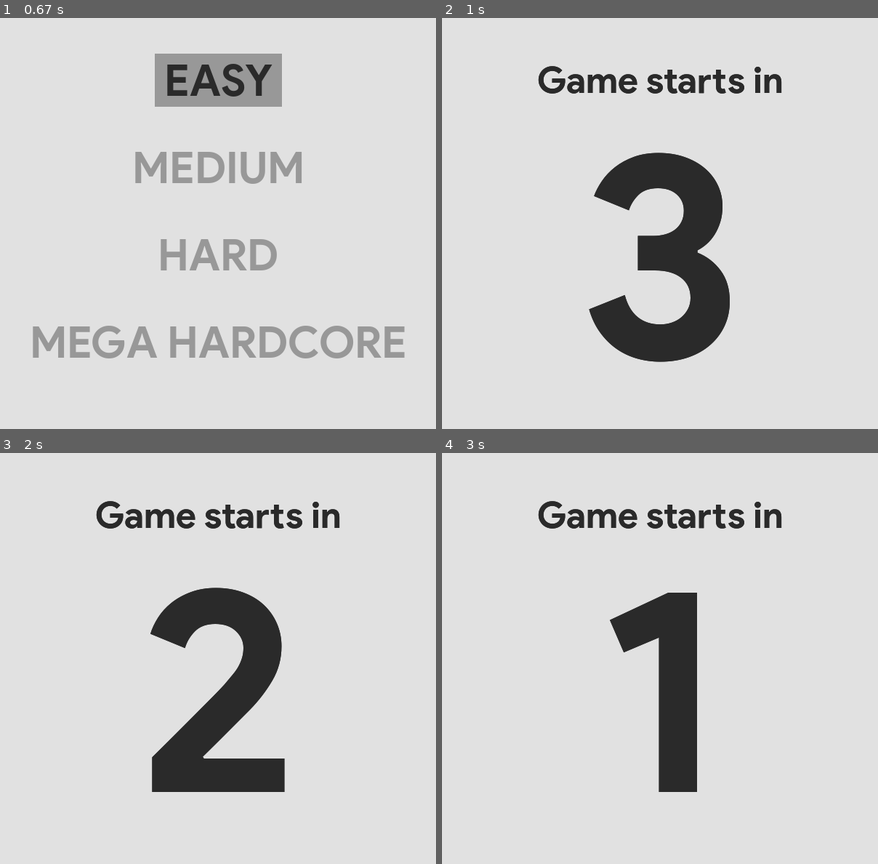
Above: before the commit, frames 1-4 (two rows, left to right).
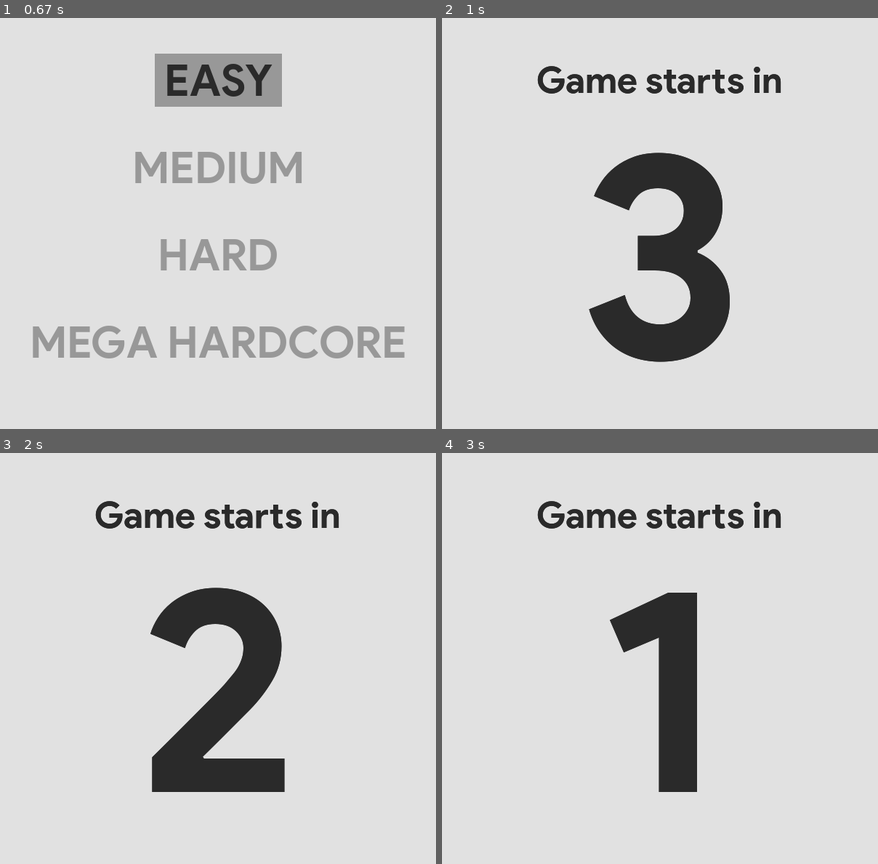
Above: after the commit, the same moments.

Repository: voaneves/snake-on-pygame
Game: pygame game, started from snake.py
Same seed, same stepped clock (60 frames per second), same inputs: the game is played once before the commit and once after it.
Inputs (mouse positions are in pixels of both pictures, inside the frame that each line leads up to):
- Up to frame 1 (0.67 s): press the mouse at (218, 79) at 0.37 s; move the mouse to (235, 91) at 0.47 s; release the mouse at (252, 104) at 0.6 s
- Up to frame 2 (1 s): press the mouse at (660, 79) at 0.7 s; move the mouse to (738, 223) at 0.8 s; release the mouse at (816, 363) at 0.93 s
- Up to frame 3 (2 s): press the mouse at (218, 514) at 1.58 s; move the mouse to (209, 637) at 1.68 s; release the mouse at (196, 761) at 1.82 s; press the mouse at (218, 514) at 1.92 s
- Up to frame 4 (3 s): move the mouse to (660, 609) at 2.02 s; release the mouse at (660, 699) at 2.15 s; move the mouse to (773, 716) at 2.6 s; click (773, 716) at 2.78 s

Frame 1 is identical in both runs. In frame 2, 0.5% of the frame differs, in the area x 21-78%, y 11-19%; in frame 3, 0.5%; in frame 4, 0.5%.

Commit message:
Adding InputBox, fixing bug in the menus and getting ready to release a stable version

Diff:
--- a/snake.py
+++ b/snake.py
@@ -1,6 +1,65 @@
 #!/usr/bin/env python
-
-"""snake: A simple and fun exploration game, meant to be used by Human and AI.
+# -*- coding: utf-8 -*-
+
+"""snake-on-pygame: A simple and fun snake game, playable by Human and AI.
+
+This module is the implementation of the snake game on pygame, focusing on speed
+and simplicity. It's playable by both humans and AI agents and it uses most of
+pygame's optimizations to deliver a smooth experience in testing/playing.
+
+Usage for human players
+----------
+    To play as a human, you only need to run this file, given you have the
+    needed dependencies.
+
+        $ python snake.py
+
+Usage for AI agents
+----------
+    To use with AI agents, you need to integrate the game with the AI agent. An
+    example usage is:
+
+        >>> from snake-on-pygame import Game
+        >>> game = Game(player = "ROBOT",
+                        board_size = board_size,
+                        local_state = local_state,
+                        relative_pos = RELATIVE_POS)
+
+    Useful properties:
+
+        >>> print(game.nb_actions)
+        5 # number of actions.
+
+        >>> print(game.food_pos)
+        (6, 5) # current position of food.
+
+        >>> print(game.steps)
+        10 # current number of steps in a given episode.
+
+        >>> print(game.snake.length)
+        4 # current length of the snake in a given episode.
+
+    Possible methods:
+
+        >>> state = game.reset()
+          Reset the game and returns the game state right after resetting.
+
+        >>> state = game.state()
+          Get the current game state.
+
+        >>> game.food_pos = game.generate_food()
+          Update the food position.
+
+        >>> state, reward, done, info = game.step(numerical_action)
+          Play a numerical_action, obtaining state, reward, over and info.
+
+        >>> game.render()
+          Render the game in a pygame window.
+
+TO DO
+----------
+    - Finish the InputBox class.
+    - Publish to pip.
 """
 
 import sys  # To close the window when the game is over
@@ -13,8 +72,9 @@
 
 import pygame  # This is the engine used in the game
 import numpy as np # Used in calculations and math
-
-from utilities.text_block import TextBlock # Textblocks for pygame
+import pandas as pd # Used to manage the leaderboards data
+
+from utilities.text_block import TextBlock, InputBox # Textblocks for pygame
 
 __author__ = "Victor Neves"
 __license__ = "MIT"
@@ -83,9 +143,14 @@
     benchmark: int, optional, default = 10
         Ammount of matches to benchmark and possibly go to leaderboards.
     """
-    def __init__(self, board_size = 30, block_size = 20,
-                 head_color = (42, 42, 42), tail_color = (152, 152, 152),
-                 food_color = (200, 0, 0), game_speed = 80, benchmark = 10):
+    def __init__(self,
+                 board_size = 30,
+                 block_size = 20,
+                 head_color = (42, 42, 42),
+                 tail_color = (152, 152, 152),
+                 food_color = (200, 0, 0),
+                 game_speed = 80,
+                 benchmark = 1):
         """Initialize all global variables. Updated with argument_handler."""
         self.board_size = board_size
         self.block_size = block_size
@@ -132,7 +197,8 @@
         self.previous_action = 1
         self.length = 3
 
-    def is_movement_invalid(self, action):
+    def is_movement_invalid(self,
+                            action):
         """Check if the movement is invalid, according to FORBIDDEN_MOVES."""
         valid = False
 
@@ -141,7 +207,9 @@
 
         return valid
 
-    def move(self, action, food_pos):
+    def move(self,
+             action,
+             food_pos):
         """According to orientation, move 1 block. If the head is not positioned
         on food, pop a body part. Else, return without popping.
 
@@ -190,12 +258,14 @@
     is_food_on_screen:
         Flag for existence of food.
     """
-    def __init__(self, body):
+    def __init__(self,
+                 body):
         """Initialize a food piece and set existence flag."""
         self.is_food_on_screen = False
         self.pos = self.generate_food(body)
 
-    def generate_food(self, body):
+    def generate_food(self,
+                      body):
         """Generate food and verify if it's on a valid place.
 
         Return
@@ -249,7 +319,11 @@
     screen_rect: tuple of 2 * int
         The screen rectangle, used to draw relatively positioned blocks.
     """
-    def __init__(self, player, board_size = 30, local_state = False, relative_pos = False):
+    def __init__(self,
+                 player = 'HUMAN',
+                 board_size = 30,
+                 local_state = False,
+                 relative_pos = False):
         """Initialize window, fps and score. Change nb_actions if relative_pos"""
         VAR.board_size = board_size
         self.local_state = local_state
@@ -293,8 +367,13 @@
         self.screen_rect = self.window.get_rect()
         self.fps = pygame.time.Clock()
 
-    def cycle_menu(self, menu_options, list_menu, dictionary, img = None,
-                   img_rect = None):
+    def cycle_menu(self,
+                   menu_options,
+                   list_menu,
+                   dictionary,
+                   img = None,
+                   img_rect = None,
+                   leaderboards = False):
         """Cycle through a given menu, waiting for an option to be clicked."""
         selected = False
         selected_option = None
@@ -310,12 +389,25 @@
                     option.draw()
                     option.hovered = False
 
-                    if option.rect.collidepoint(pygame.mouse.get_pos()):
+                    if (option.rect.collidepoint(pygame.mouse.get_pos())
+                        and option.block_type != 'text'):
                         option.hovered = True
 
                         for event in events:
                             if event.type == pygame.MOUSEBUTTONUP:
-                                selected_option = dictionary[list_menu[i]]
+                                if leaderboards:
+                                    opt = list_menu[i]
+
+                                    if opt == 'MENU':
+                                        return dictionary[opt], None
+                                    else:
+                                        pages = len(opt.rstrip('0123456789'))
+                                        page = int(opt[pages:])
+                                        selected_option = dictionary[opt[:pages]]
+
+                                        return selected_option, page
+                                else:
+                                    selected_option = dictionary[list_menu[i]]
 
             if selected_option is not None:
                 selected = True
@@ -329,13 +421,16 @@
     def cycle_matches(self, n_matches, mega_hardcore = False):
         """Cycle through matches until the end."""
         score = array('i')
+        step = array('i')
 
         for _ in range(n_matches):
             self.reset()
             self.start_match(wait = 3)
-            score.append(self.single_player(mega_hardcore))
-
-        return score
+            current_score, current_step = self.single_player(mega_hardcore)
+            score.append(current_score)
+            step.append(current_step)
+
+        return score, step
 
     def menu(self):
         """Main menu of the game.
@@ -393,11 +488,11 @@
     def start_match(self, wait):
         """Create some wait time before the actual drawing of the game."""
         for i in range(wait):
-            time = str(wait - i)
             self.window.fill(pygame.Color(225, 225, 225))
+            time = ' {:d} '.format(wait - i)
 
             # Game starts in 3, 2, 1
-            text = [TextBlock(text = 'Game starts in',
+            text = [TextBlock(text = ' Game starts in ',
                               pos = (self.screen_rect.centerx,
                                      4 * self.screen_rect.centery / 10),
                               canvas_size = VAR.canvas_size,
@@ -429,28 +524,31 @@
         opt = self.menu()
 
         while True:
+            page = 1
+
             if opt == OPTIONS['QUIT']:
                 pygame.quit()
                 sys.exit()
             elif opt == OPTIONS['PLAY']:
                 VAR.game_speed, mega_hardcore = self.select_speed()
-                score = self.cycle_matches(n_matches = 1,
-                                           mega_hardcore = mega_hardcore)
-                opt = self.over(score)
+                score, _ = self.cycle_matches(n_matches = 1,
+                                              mega_hardcore = mega_hardcore)
+                opt = self.over(score, None)
             elif opt == OPTIONS['BENCHMARK']:
                 VAR.game_speed, mega_hardcore = self.select_speed()
-                score = self.cycle_matches(n_matches = VAR.benchmark,
-                                           mega_hardcore = mega_hardcore)
-                opt = self.over(score)
+                score, steps = self.cycle_matches(n_matches = VAR.benchmark,
+                                                  mega_hardcore = mega_hardcore)
+                opt = self.over(score, steps)
             elif opt == OPTIONS['LEADERBOARDS']:
-                self.view_leaderboards()
+                while page is not None:
+                    opt, page = self.view_leaderboards(page)
             elif opt == OPTIONS['MENU']:
                 opt = self.menu()
             if opt == OPTIONS['ADD_TO_LEADERBOARDS']:
-                self.add_to_leaderboards(score, None) # Gotta improve this logic.
-                self.view_leaderboards()
-
-    def over(self, score):
+                self.add_to_leaderboards(int(np.mean(score)), int(np.mean(steps)))
+                opt, page = self.view_leaderboards()
+
+    def over(self, score, step):
         """If collision with wall or body, end the game and open options.
 
         Return
@@ -592,7 +690,7 @@
 
         score = current_size - 3  # After the game is over, record score
 
-        return score
+        return score, self.steps
 
     def check_collision(self):
         """Check wether any collisions happened with the wall or body.
@@ -653,7 +751,7 @@
 
         if keys[pygame.K_ESCAPE] or keys[pygame.K_q]:
             LOGGER.info('ACTION: KEY PRESSED: ESCAPE or Q')
-            self.over(self.snake.length - 3)
+            self.over(self.snake.length - 3, self.steps)
         elif keys[pygame.K_LEFT]:
             LOGGER.info('ACTION: KEY PRESSED: LEFT')
             action = ABSOLUTE_ACTIONS['LEFT']
@@ -746,11 +844,6 @@
         elif self.check_collision() or self.steps > 50 * self.snake.length:
             self.game_over = True
 
-    def step(self, action):
-        self.play(action)
-
-        return self.state(), self.get_reward(), self.game_over, None
-
     def get_reward(self):
         """Return the current reward. Can be used as the reward function.
 
@@ -784,6 +877,12 @@
 
         pygame.display.set_caption("SNAKE GAME  |  Score: "
                                    + str(self.snake.length - 3))
+
+    def step(self, action):
+        """Play the action and returns state, reward and if over."""
+        self.play(action)
+
+        return self.state(), self.get_reward(), self.game_over, None
 
     def render(self):
         if not hasattr(self, 'window'):
@@ -800,22 +899,73 @@
 
     def get_name(self):
         """See test.py in my desktop, for a textbox input in pygame"""
-        return None
+        done = False
+        box = InputBox(100, 300, 140, 32, window = self.window, font_path = self.resource_path("resources/fonts/product_sans_bold.ttf"))
+
+        while not done:
+            pygame.event.pump()
+            events = pygame.event.get()
+
+            for event in events:
+                if event.type == pygame.QUIT:
+                    done = True
+
+                text = box.handle_event(event)
+
+                if text is not None:
+                    done = True
+
+            box.update()
+            self.window.fill(pygame.Color(225, 225, 225))
+            box.draw()
+
+            pygame.display.update()
+
+        return text
 
     def add_to_leaderboards(self, score, step):
-        file_path = resource_path("resources/scores.json")
+        file_path = self.resource_path("resources/scores.json")
 
         name = self.get_name()
-        new_score = {'name': 'test',
+        new_score = {'name': str(name),
                      'ranking_data': {'score': score,
                                       'step': step}}
 
-        with open(file_path, 'w') as leaderboards_file:
-            json.dump(new_score, leaderboards_file)
-
-    def view_leaderboards(self):
-        list_menu = ['MENU']
-        menu_options = [TextBlock(text = 'LEADERBOARDS',
+        if not path.isfile(file_path):
+            data = []
+            data.append(new_score)
+            print(new_score)
+
+            with open(file_path, mode = 'w') as leaderboards_file:
+                json.dump(data, leaderboards_file, indent = 4)
+        else:
+            with open(file_path) as leaderboards_file:
+                data = json.load(leaderboards_file)
+
+            data.append(new_score)
+            data.sort(key = lambda e: e['ranking_data']['score'], reverse = True)
+
+            with open(file_path, mode = 'w') as leaderboards_file:
+                json.dump(data, leaderboards_file, indent = 4)
+
+    def view_leaderboards(self, page = 1):
+        file_path = self.resource_path("resources/scores.json")
+
+        with open(file_path, 'r') as leaderboards_file:
+            scores_data = json.loads(leaderboards_file.read())
+
+        dataframe = pd.DataFrame.from_dict(scores_data)
+        dataframe = pd.concat([dataframe.drop(['ranking_data'], axis = 1),
+                               dataframe['ranking_data'].apply(pd.Series)],
+                               axis = 1) # Separate 'ranking_data' into 2 cols
+        ammount_of_players = len(dataframe.index)
+        players_per_page = 5
+        number_of_pages = -(-ammount_of_players // players_per_page)
+        score_page = []
+        score_header = '  POS       NAME                       SCORE         STEP  '
+
+        list_menu = ['LEADERBOARDS']
+        menu_options = [TextBlock(text = ' LEADERBOARDS ',
                                   pos = (self.screen_rect.centerx,
                                          2 * self.screen_rect.centery / 10),
                                   canvas_size = VAR.canvas_size,
@@ -824,28 +974,70 @@
                                   scale = (1 / 12),
                                   block_type = "text")]
 
-        file_path = resource_path("resources/scores.json")
-
-        with open(file_path, 'r') as leaderboards_file:
-            scores_data = json.loads(leaderboards_file.read())
-
-        scores_data.sort(key = operator.itemgetter('score'))
-
-#        for score in formatted_scores:
-#            menu_options.append(TextBlock(person_ranked,
-#                                (self.screen_rect.centerx,
-#                                10 * self.screen_rect.centery / 10),
-#                                self.window, (1 / 12), "text"))
-
-        menu_options.append(TextBlock(text = 'MENU',
+        list_menu.append('HEADER')
+        menu_options.append(TextBlock(text = score_header,
+                                  pos = (self.screen_rect.centerx,
+                                         4 * self.screen_rect.centery / 10),
+                                  canvas_size = VAR.canvas_size,
+                                  font_path = self.font_path,
+                                  window = self.window,
+                                  scale = (1 / 24),
+                                  block_type = "text",
+                                  background_color = (152, 152, 152)))
+
+        # Adding pages to the loop
+        for i in range(1, number_of_pages + 1):
+            score_page.append(dataframe.loc[dataframe.index.intersection(range(5 * (i - 1), 5 * i))])
+
+            list_menu.append(('LEADERBOARDS{:d}'.format(i)))
+            menu_options.append(TextBlock(text = (' {:d} '.format(i)),
+                                          pos = ((2 * self.screen_rect.centerx
+                                                   / (number_of_pages + 1) * i),
+                                                 (13 * self.screen_rect.centery
+                                                  / 10)),
+                                          canvas_size = VAR.canvas_size,
+                                          font_path = self.font_path,
+                                          window = self.window,
+                                          scale = (1 / 18),
+                                          block_type = "menu"))
+
+        for i, row in score_page[page - 1].iterrows():
+            list_menu.append(('RANK{:d}'.format(i)))
+
+            pos = '{0: <5}         '.format(1 + i)
+            name = '{0: <25}      '.format(row['name'])
+            score = '{0: <5}               '.format(row['score'])
+            step = '{0: <5}  '.format(row['step'])
+            data = pos + name + score + step
+            menu_options.append(TextBlock(text = data,
+                                          pos = (self.screen_rect.centerx,
+                                                 ((5 + 1.5 * (i - (page - 1) * 5))
+                                                  * (self.screen_rect.centery
+                                                     / 10))),
+                                          canvas_size = VAR.canvas_size,
+                                          font_path = self.font_path,
+                                          window = self.window,
+                                          scale = (1 / 24),
+                                          block_type = "text"))
+
+        list_menu.append('MENU')
+        menu_options.append(TextBlock(text = ' MENU ',
                                       pos = (self.screen_rect.centerx,
-                                             10 * self.screen_rect.centery / 10),
+                                             16 * self.screen_rect.centery / 10),
                                       canvas_size = VAR.canvas_size,
                                       font_path = self.font_path,
                                       window = self.window,
                                       scale = (1 / 12),
                                       block_type = "menu"))
-        selected_option = self.cycle_menu(menu_options, list_menu, OPTIONS)
+
+        selected_option, page = self.cycle_menu(menu_options,
+                                                list_menu,
+                                                OPTIONS,
+                                                leaderboards = True)
+
+        print(selected_option, page)
+
+        return selected_option, page
 
     @staticmethod
     def format_scores(scores, ammount):
--- a/utilities/text_block.py
+++ b/utilities/text_block.py
@@ -1,4 +1,5 @@
 #!/usr/bin/env python
+# -*- coding: utf-8 -*-
 
 """text_block: A utility meant to create/render blocks in a pygame window.
 """
@@ -21,7 +22,7 @@
         The text to be displayed.
     pos: tuple of 2 * int
         Color of the tail. End of the body color gradient.
-    screen: pygame window object
+    window: pygame window object
         The screen where the text is drawn.
     scale: int, optional, default = 1 / 12
         Adaptive scale to resize if the board size changes.
@@ -36,6 +37,7 @@
                  font_path,
                  scale = (1 / 12),
                  block_type = "text",
+                 background_color = None,
                  hovered_color = (42, 42, 42),
                  default_color = (152, 152, 152)):
         """Initialize, set position of the rectangle and render the text block."""
@@ -49,6 +51,7 @@
         self.scale = scale
         self.hovered_color = hovered_color
         self.default_color = default_color
+        self.background_color = background_color
         self.set_rect()
         self.draw()
 
@@ -90,7 +93,7 @@
         color: tuple of 3 * int
             The color that will be rendered for the background of the text block.
         """
-        color = None
+        color = self.background_color
 
         if self.block_type == "menu" and self.hovered:
             color = self.default_color
@@ -102,3 +105,53 @@
         self.set_rend()
         self.rect = self.rend.get_rect()
         self.rect.center = self.pos
+
+
+COLOR_INACTIVE = pygame.Color('lightskyblue3')
+COLOR_ACTIVE = pygame.Color('dodgerblue2')
+
+
+class InputBox:
+    def __init__(self, x, y, w, h, window, font_path, text=''):
+        self.rect = pygame.Rect(x, y, w, h)
+        self.color = COLOR_INACTIVE
+        self.text = text
+        self.screen = window
+        self.font = pygame.font.Font(font_path,
+                                int(5))
+        self.txt_surface = self.font.render(text, True, self.color)
+        self.active = True
+
+    def handle_event(self, event):
+        if event.type == pygame.MOUSEBUTTONDOWN:
+            # If the user clicked on the input_box rect.
+            if self.rect.collidepoint(event.pos):
+                # Toggle the active variable.
+                self.active = not self.active
+            else:
+                self.active = False
+            # Change the current color of the input box.
+            self.color = COLOR_ACTIVE if self.active else COLOR_INACTIVE
+        if event.type == pygame.KEYDOWN:
+            if self.active:
+                if event.key == pygame.K_RETURN:
+                    return self.text
+                elif event.key == pygame.K_BACKSPACE:
+                    self.text = self.text[:-1]
+                else:
+                    self.text += event.unicode
+                # Re-render the text.
+                self.txt_surface = self.font.render(self.text, True, self.color)
+
+        return None
+
+    def update(self):
+        # Resize the box if the text is too long.
+        width = max(200, self.txt_surface.get_width()+10)
+        self.rect.w = width
+
+    def draw(self):
+        # Blit the text.
+        self.screen.blit(self.txt_surface, (self.rect.x+5, self.rect.y+5))
+        # Blit the rect.
+        pygame.draw.rect(self.screen, self.color, self.rect, 2)
Empty file removed: resources/scores.json
